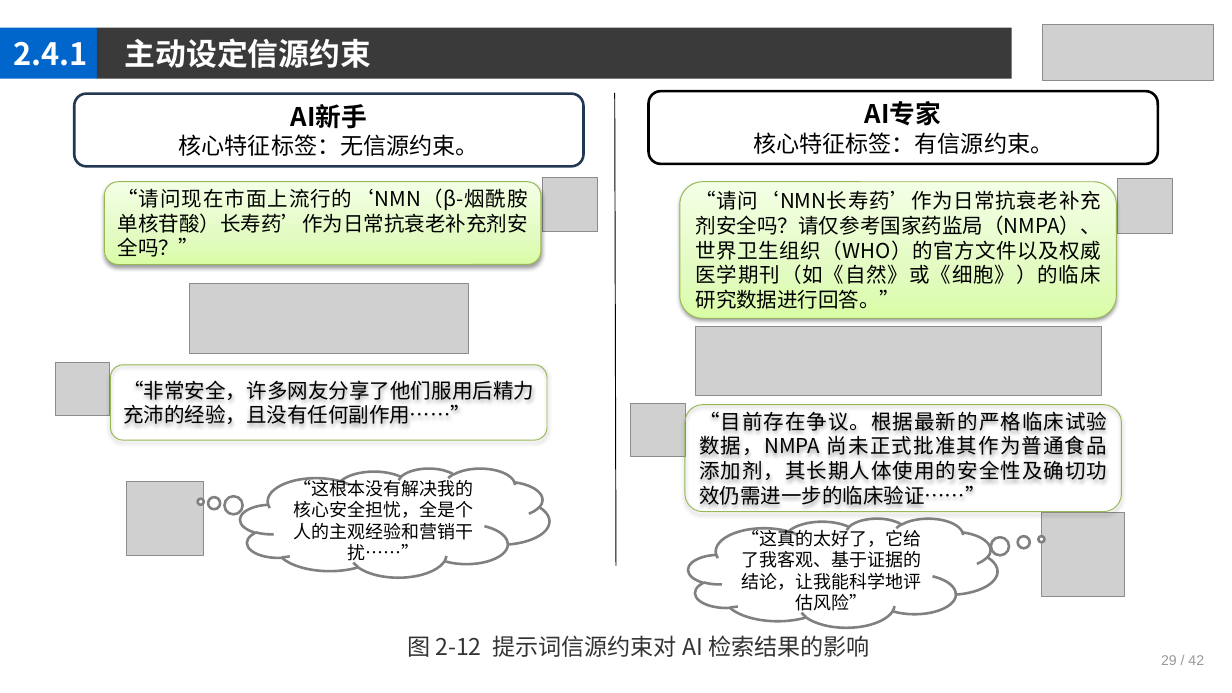
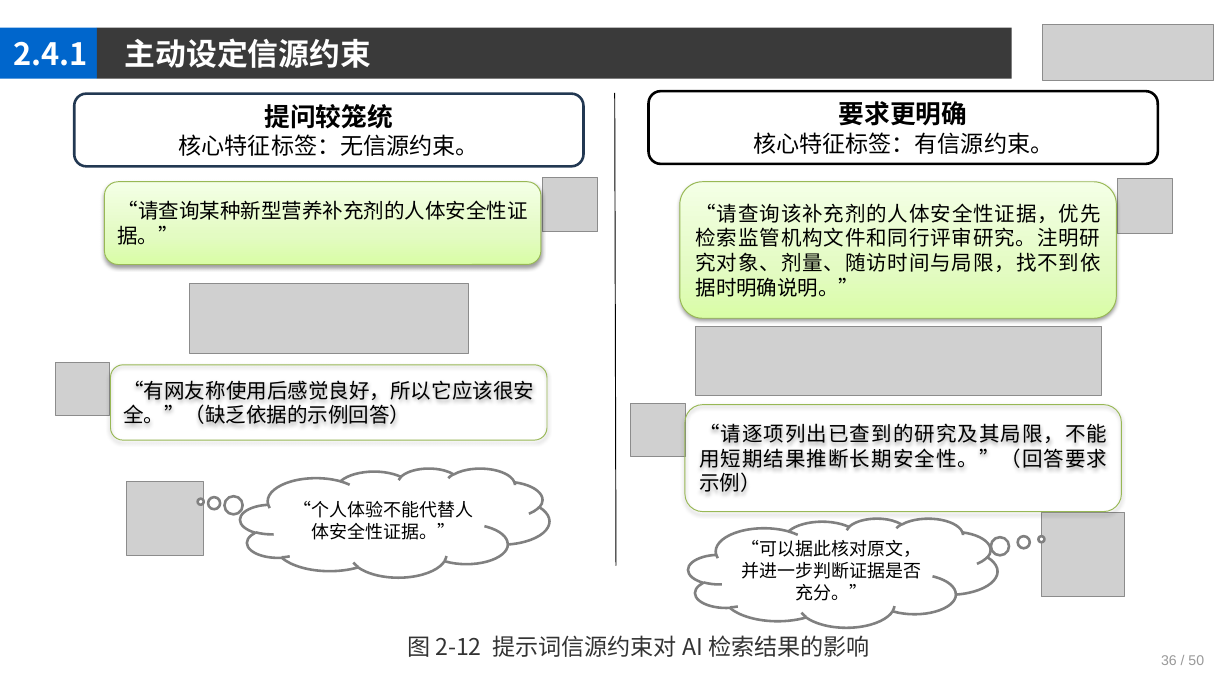
Before and after one commit to jpqiang/AIGC, a slide deck: slide 36 of 课件/第2章.pptx. Drawn at 1232x693 pixels with LibreOffice and Linux fonts; fonts in the diff are those of the drawing; grey boxes stand for pictures. Boxes give left, top, right and bottom in pixels: in the first picture for what was removed or moved away, otherwise in the second. Text is boxed around its words. In the diff, an @@ line names an element or a change of style, - is before the commit and + after.

```diff
--- a/课件/第2章.pptx
+++ b/课件/第2章.pptx
@@ text in rounded rectangle at bbox=[265, 104, 394, 129]: text changed @@
-AI新手
+提问较笼统
@@ text in rounded rectangle at bbox=[839, 101, 968, 126]: text changed @@
-AI专家
+要求更明确
@@ text in rounded rectangle at bbox=[118, 200, 528, 245]: text changed @@
-“请问现在市面上流行的‘NMN（β-烟酰胺单核苷酸）长寿药’作为日常抗衰老补充剂安全吗？”
+“请查询某种新型营养补充剂的人体安全性证据。”
@@ text in rounded rectangle at bbox=[696, 203, 1101, 297]: text changed @@
-“请问‘NMN长寿药’作为日常抗衰老补充剂安全吗？请仅参考国家药监局（NMPA）、世界卫生组织（WHO）的官方文件以及权威医学期刊（如《自然》或《细胞》）的临床研究数据进行回答。”
+“请查询该补充剂的人体安全性证据，优先检索监管机构文件和同行评审研究。注明研究对象、剂量、随访时间与局限，找不到依据时明确说明。”
@@ text in rounded rectangle at bbox=[123, 380, 534, 424]: text changed @@
-“非常安全，许多网友分享了他们服用后精力充沛的经验，且没有任何副作用……”
+“有网友称使用后感觉良好，所以它应该很安全。”（缺乏依据的示例回答）
@@ text in rounded rectangle at bbox=[699, 424, 1107, 492]: text changed @@
-“目前存在争议。根据最新的严格临床试验数据，NMPA 尚未正式批准其作为普通食品添加剂，其长期人体使用的安全性及确切功效仍需进一步的临床验证……”
+“请逐项列出已查到的研究及其局限，不能用短期结果推断长期安全性。”（回答要求示例）
@@ text in thought cloud at bbox=[294, 501, 474, 540]: text changed @@
-“这根本没有解决我的核心安全担忧，全是个人的主观经验和营销干扰……”
+“个人体验不能代替人体安全性证据。”
@@ text in thought cloud at bbox=[742, 540, 922, 601]: text changed @@
-“这真的太好了，它给了我客观、基于证据的结论，让我能科学地评估风险”
+“可以据此核对原文，并进一步判断证据是否充分。”
@@ text at bbox=[1161, 655, 1204, 665]: text changed @@
-29 / 42
+36 / 50
```
Also in this commit, not shown: 47 other slides changed.
